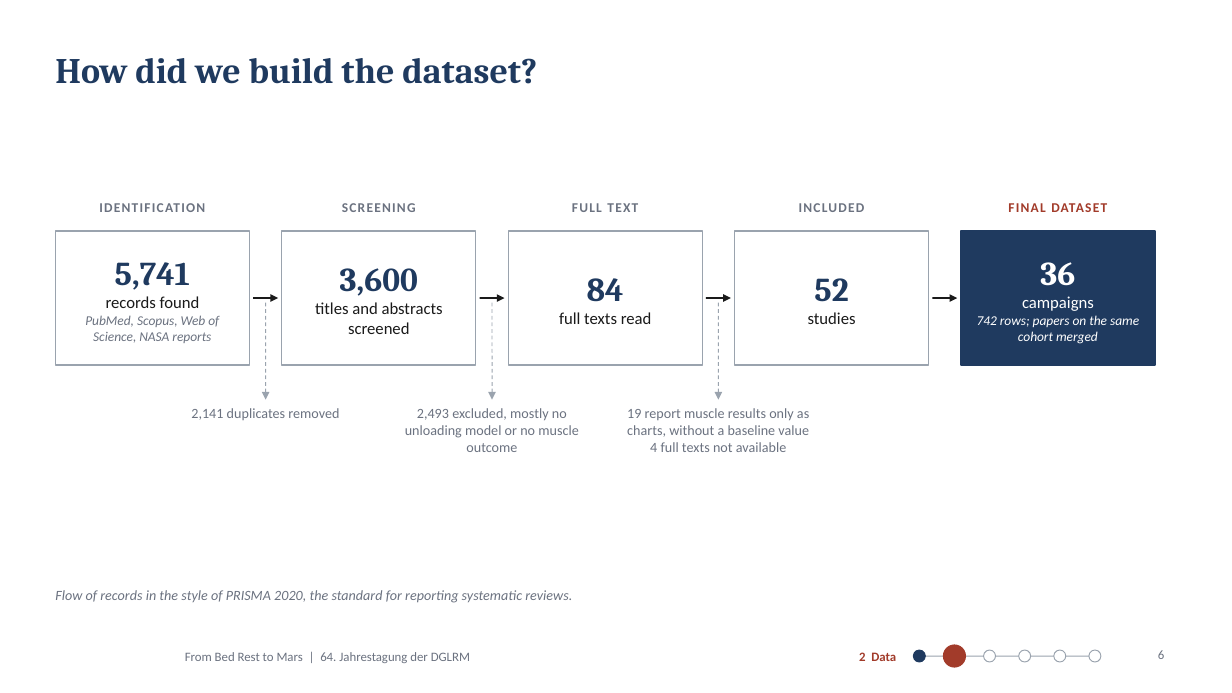
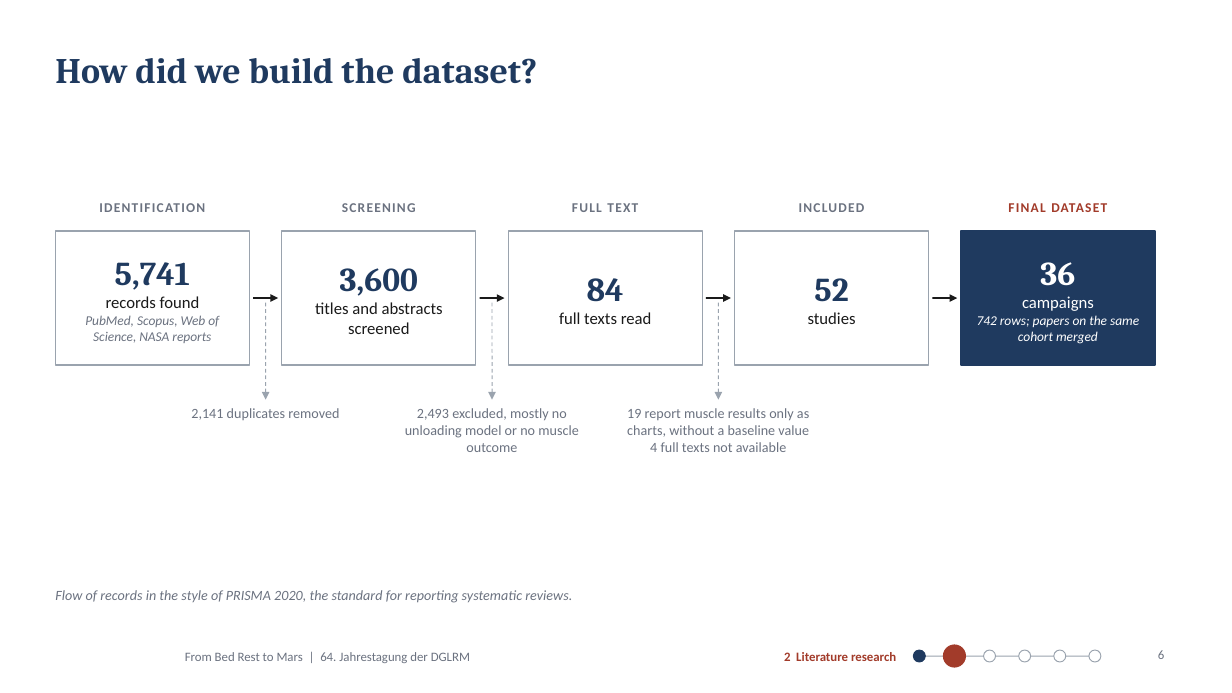
Before and after one commit to MiladBahariQaragoz/BedrestToMars, a slide deck: slide 6 of presentation/bed-rest-to-mars-talk.pptx. Drawn at 1232x693 pixels with LibreOffice and Linux fonts; fonts in the diff are those of the drawing; background and template pictures are left out. Boxes give left, top, right and bottom in pixels: in the first picture for what was removed or moved away, otherwise in the second. Text is boxed around its words. In the diff, an @@ line names an element or a change of style, - is before the commit and + after.

```diff
--- a/presentation/bed-rest-to-mars-talk.pptx
+++ b/presentation/bed-rest-to-mars-talk.pptx
@@ text at box(784, 652, 896, 661): text changed @@
-2 Data
+2 Literature research
```
Also in this commit, not shown: 11 other slides changed, 1 slide removed, 4 other files.
